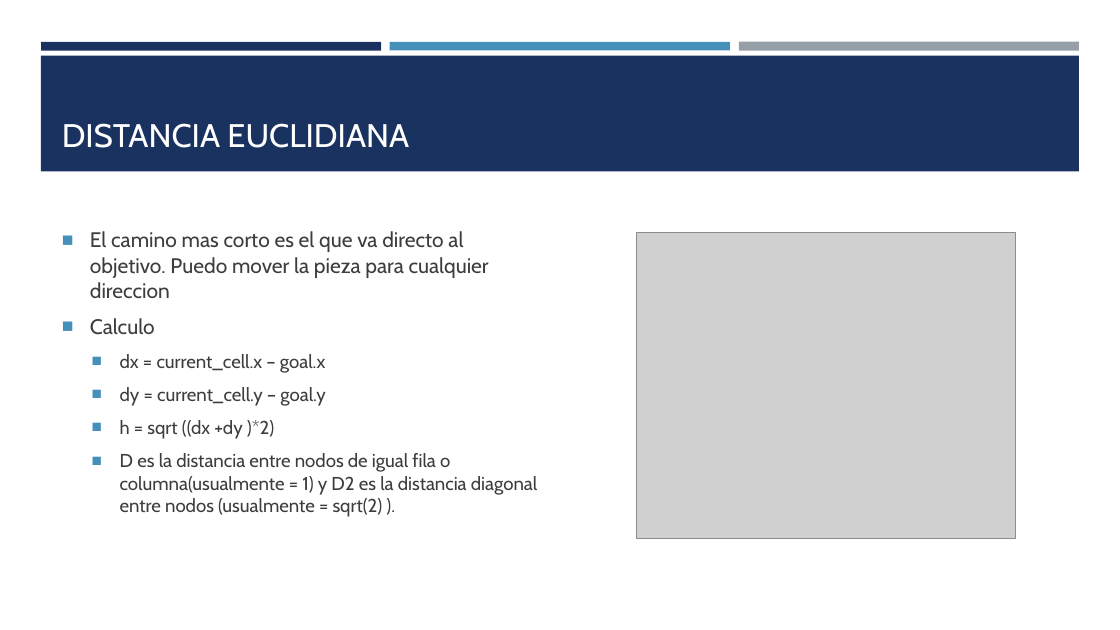
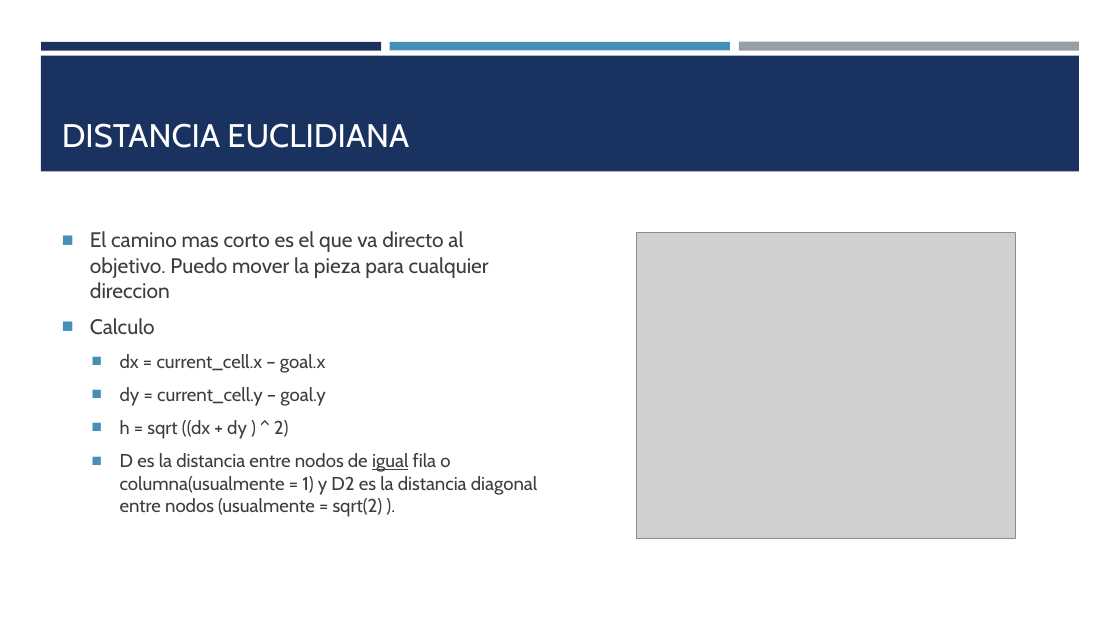
Before and after one commit to Martin-Roberto-lecuona/TP_Algoritmo_GRAFO, a slide deck: slide 9 of presentacion/algoritmo A.pptx (slide 8 before the commit). Drawn at 1120x630 pixels with LibreOffice and Linux fonts; fonts in the diff are those of the drawing; grey boxes stand for pictures. Boxes give left, top, right and bottom in pixels: in the first picture for what was removed or moved away, otherwise in the second. Text is boxed around its words. In the diff, an @@ line names an element or a change of style, - is before the commit and + after.

```diff
--- a/presentacion/algoritmo A.pptx
+++ b/presentacion/algoritmo A.pptx
@@ text at [120,420,289,439]: text changed @@
-  ■ h = sqrt ((dx +dy )*2)
+  ■ h = sqrt ((dx + dy ) ^ 2)
@@ text at [120,453,537,517]: underline on in "igual" @@
```
Also in this commit, not shown: 2 other slides changed, 12 slides added, 6 slides removed, 4 other files.
